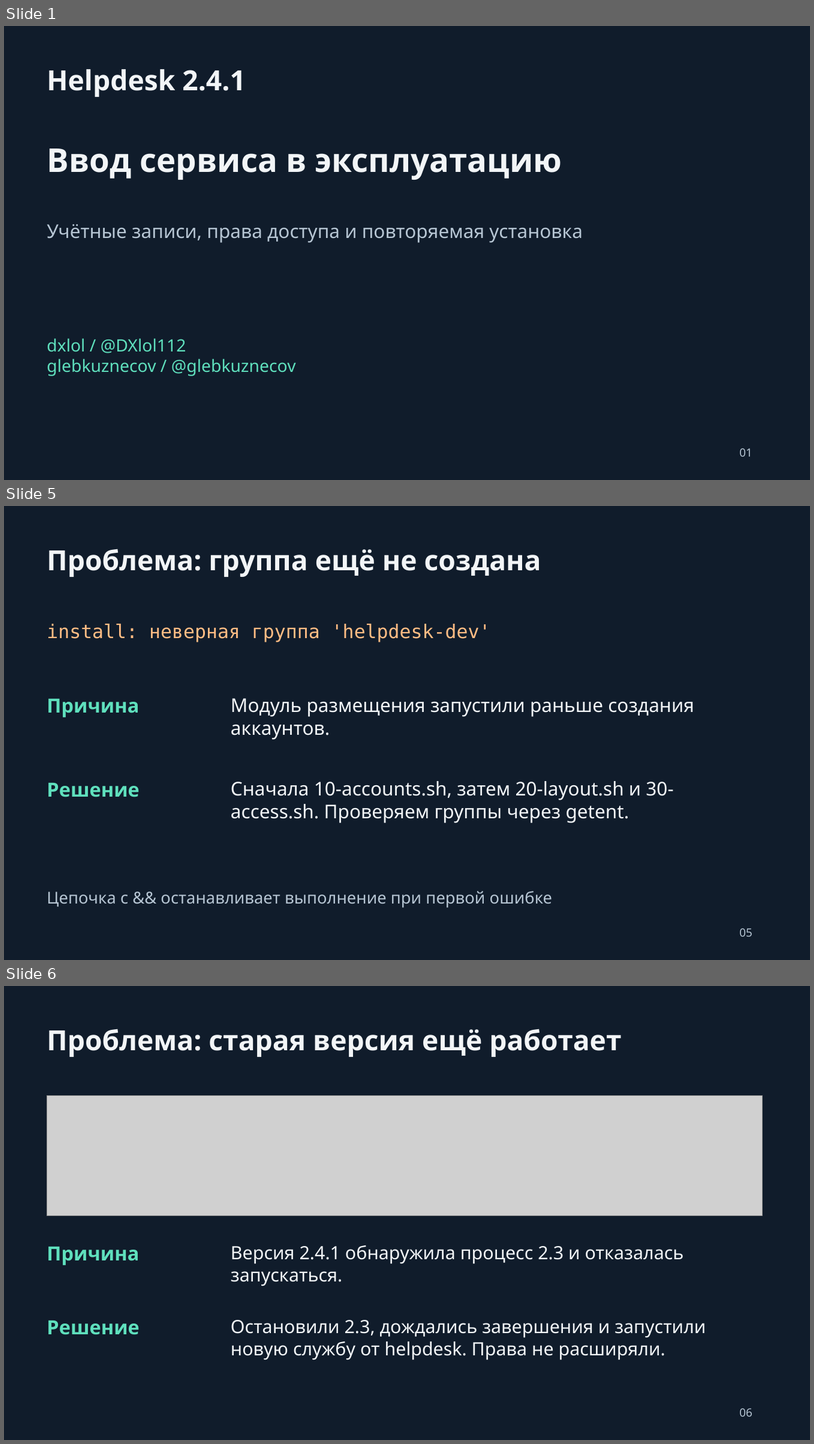
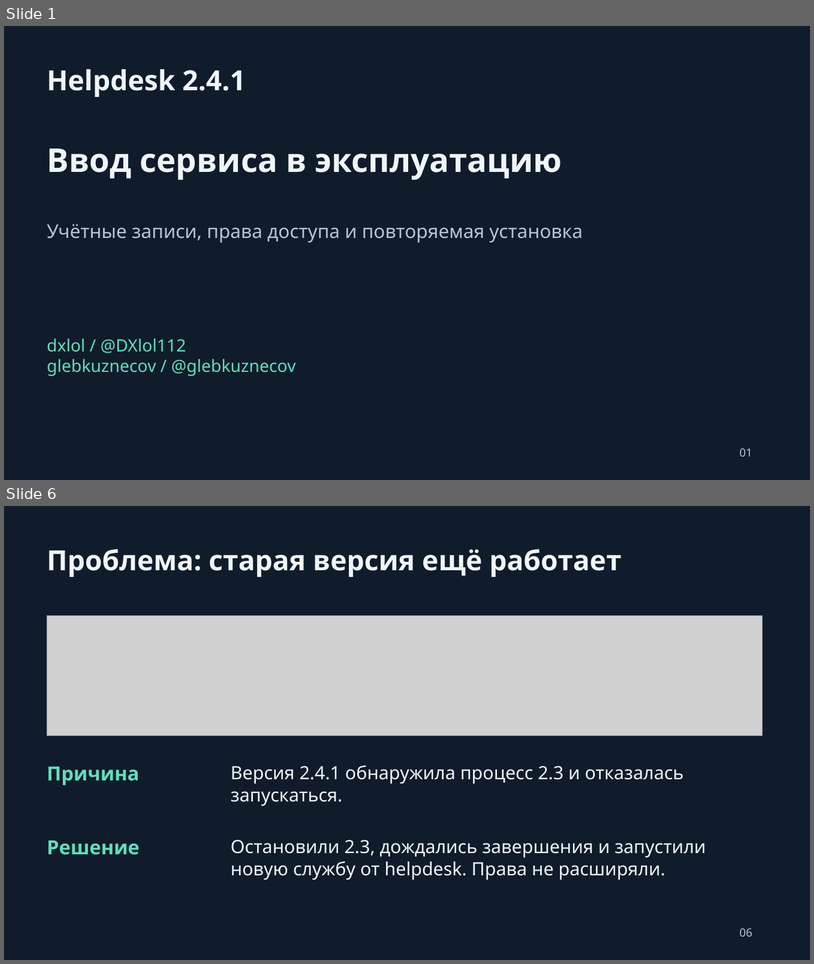
Before and after one commit to DXlol112/tz-01-helpdesk, a slide deck: presentations/helpdesk-project.pptx. Shown one above the other, each under a label of ours: slides 1, 5 and 6 before the commit, slides 1 and 6 after it; the slides between them are not shown. The pictures are 814x1444 and 814x964 pixels, drawn with LibreOffice and Linux fonts; fonts in the diff are those of the drawing; grey boxes stand for pictures. Boxes give left, top, right and bottom in pixels: in the first picture for what was removed or moved away, otherwise in the second. Text is boxed around its words. In the diff, an @@ line names an element or a change of style, - is before the commit and + after.

```diff
--- a/presentations/helpdesk-project.pptx
+++ b/presentations/helpdesk-project.pptx
@@ slide 5 removed at [4, 506, 810, 960], background #101C2B @@
@@ text removed at [47, 549, 542, 577] @@
-Проблема: группа ещё не создана
@@ text removed at [47, 624, 491, 642] @@
-install: неверная группа 'helpdesk-dev'
@@ text removed at [47, 699, 139, 717] @@
-Причина
@@ text removed at [231, 698, 695, 739] @@
-Модуль размещения запустили раньше создания аккаунтов.
@@ text removed at [47, 783, 139, 797] @@
-Решение
@@ text removed at [231, 781, 674, 823] @@
-Сначала 10-accounts.sh, затем 20-layout.sh и 30-access.sh. Проверяем группы через getent.
@@ text removed at [47, 891, 552, 907] @@
-Цепочка с && останавливает выполнение при первой ошибке
@@ text removed at [740, 928, 753, 936] @@
-05
```
Also in this commit, not shown: 4 slides changed, 1 slide added.
